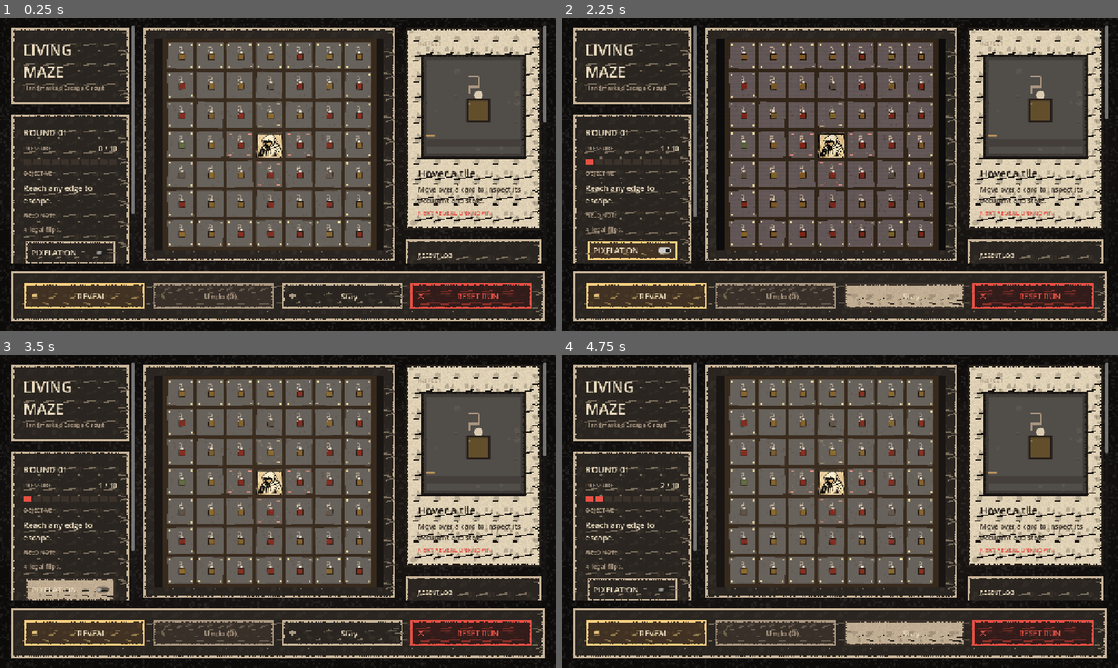
Above: before the commit, frames 1-4 (two rows, left to right).
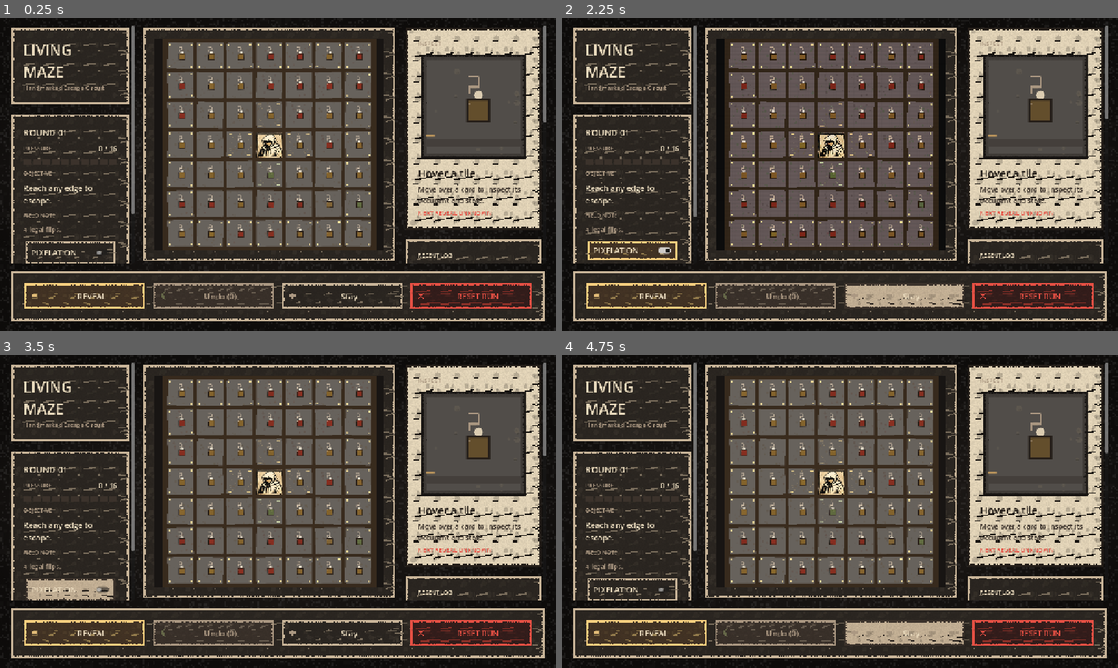
Above: after the commit, the same moments.

Repository: jamsaltman/game1
Game: Godot game, scene res://scenes/main.tscn
Same seed, same stepped clock (60 frames per second), same inputs: the game is played once before the commit and once after it.
Inputs:
- Up to frame 1 (0.25 s): no input
- Up to frame 2 (2.25 s): click "PIXELATION" at 0.5 s; click "REVEAL" at 1.25 s; click "Stay" at 2 s
- Up to frame 3 (3.5 s): click "PIXELATION" at 2.75 s
- Up to frame 4 (4.75 s): click "REVEAL" at 3.5 s; click "Stay" at 4.25 s

The runs differ from the first frame. In frame 1, 0.3% of the frame differs, in the area x 20-65%, y 11-70%; in frame 2, 0.4%; in frame 3, 0.4%; in frame 4, 0.4%, in the area x 4-65%, y 11-70%.

Commit message:
Rebalance first-board opener

Diff:
--- /dev/null
+++ b/scripts/balance_playtest.gd
@@ -0,0 +1,140 @@
+extends SceneTree
+
+const MazeGame = preload("res://scripts/maze_game.gd")
+
+const SAMPLE_COUNT := 200
+const MAX_ACTIONS := 24
+
+
+func _initialize() -> void:
+	var random_results := _run_samples("random")
+	var greedy_results := _run_samples("greedy")
+	print("Random strategy: %s" % JSON.stringify(random_results))
+	print("Greedy strategy: %s" % JSON.stringify(greedy_results))
+	quit(0)
+
+
+func _run_samples(strategy: String) -> Dictionary:
+	var escaped := 0
+	var lost_to_pressure := 0
+	var lost_other := 0
+	var stalled := 0
+	var total_actions := 0
+	for seed in range(1, SAMPLE_COUNT + 1):
+		var outcome := _play_first_board(seed, strategy)
+		total_actions += int(outcome.get("actions", 0))
+		if bool(outcome.get("escaped", false)):
+			escaped += 1
+			continue
+		var reason := String(outcome.get("reason", ""))
+		if reason.contains("Pressure"):
+			lost_to_pressure += 1
+		elif not reason.is_empty():
+			lost_other += 1
+		else:
+			stalled += 1
+	return {
+		"strategy": strategy,
+		"samples": SAMPLE_COUNT,
+		"escaped": escaped,
+		"escape_rate": float(escaped) / SAMPLE_COUNT,
+		"pressure_losses": lost_to_pressure,
+		"other_losses": lost_other,
+		"stalled": stalled,
+		"avg_actions": float(total_actions) / SAMPLE_COUNT,
+	}
+
+
+func _play_first_board(seed: int, strategy: String) -> Dictionary:
+	var game = MazeGame.new(Vector2i(7, 7), seed)
+	var actions := 0
+	while actions < MAX_ACTIONS and not game.board_cleared and game.player.alive and not game.run.awaiting_upgrade_choice:
+		var action := _choose_action(game, strategy)
+		if action.is_empty():
+			break
+		actions += 1
+		match String(action.get("type", "flip")):
+			"stay":
+				game.try_stay()
+			"flip":
+				game.try_flip_cell(action.get("pos", Vector2i.ZERO))
+			_:
+				break
+	return {
+		"escaped": game.board_cleared,
+		"reason": game.failure_reason,
+		"actions": actions,
+	}
+
+
+func _choose_action(game, strategy: String) -> Dictionary:
+	var legal_flips: Array[Vector2i] = game.get_legal_flip_positions()
+	var choices: Array[Dictionary] = []
+	for pos in legal_flips:
+		choices.append({"type": "flip", "pos": pos})
+	choices.append({"type": "stay"})
+	if strategy == "random":
+		return choices.pick_random() if not choices.is_empty() else {}
+	return _choose_greedy_action(game, choices)
+
+
+func _choose_greedy_action(game, choices: Array[Dictionary]) -> Dictionary:
+	var snapshot = game._capture_snapshot()
+	var best_choice: Dictionary = {}
+	var best_score := -INF
+	for choice in choices:
+		game._restore_snapshot(snapshot)
+		match String(choice.get("type", "")):
+			"stay":
+				game.try_stay()
+			"flip":
+				game.try_flip_cell(choice.get("pos", Vector2i.ZERO))
+		var score := _score_state(game)
+		if score > best_score:
+			best_score = score
+			best_choice = choice
+	game._restore_snapshot(snapshot)
+	return best_choice
+
+
+func _score_state(game) -> float:
+	if game.board_cleared:
+		return 10000.0 - game.run.turn_index * 50.0
+	if not game.player.alive:
+		return -10000.0
+	var pressure: int = int(game.get_hud_state().get("pressure_current", 0))
+	var distance := _distance_to_edge(game.player.position, game.grid_size)
+	var score := 0.0
+	score -= distance * 35.0
+	score -= pressure * 12.0
+	score += _count_adjacent_role(game, "pusher") * 16.0
+	score += _count_adjacent_role(game, "puller") * 14.0
+	score -= _count_adjacent_role(game, "killer") * 20.0
+	score -= _count_adjacent_role(game, "grabber") * 10.0
+	score += _count_revealed_hidden_conversion(game) * 6.0
+	return score
+
+
+func _count_adjacent_role(game, role_id: String) -> int:
+	var count := 0
+	for pos in game._get_adjacent_positions(game.player.position):
+		var cell = game.get_cell(pos)
+		if cell == null or cell.hidden:
+			continue
+		if cell.role_id == role_id:
+			count += 1
+	return count
+
+
+func _count_revealed_hidden_conversion(game) -> int:
+	var count := 0
+	for cell in game.get_cells():
+		if cell == null or cell.is_center:
+			continue
+		if not cell.hidden:
+			count += 1
+	return count
+
+
+func _distance_to_edge(pos: Vector2i, grid_size: Vector2i) -> int:
+	return mini(mini(pos.x, pos.y), mini(grid_size.x - 1 - pos.x, grid_size.y - 1 - pos.y))
--- a/scripts/maze_game.gd
+++ b/scripts/maze_game.gd
@@ -5,8 +5,7 @@
 const ThemeManifestRef = preload("res://themes/ink_theme_manifest.tres")
 
 const INVALID_POS := Vector2i(-999, -999)
-const PRESSURE_MAX := 10
-const PRESSURE_WARNING := 8
+const BASE_PRESSURE_MAX := 10
 const DIRECTIONS := [
 	Vector2i.UP,
 	Vector2i.RIGHT,
@@ -343,8 +342,8 @@
 		"subtitle_text": _theme_manifest.subtitle_text,
 		"objective_text": "Reach any edge to escape.",
 		"pressure_current": pressure_value,
-		"pressure_max": PRESSURE_MAX,
-		"pressure_warning": pressure_value >= PRESSURE_WARNING,
+		"pressure_max": _get_pressure_max(),
+		"pressure_warning": pressure_value >= _get_pressure_warning_threshold(),
 		"last_role_name": role_name,
 		"last_role_description": role_description,
 		"failure_reason": failure_reason,
@@ -403,13 +402,13 @@
 	role_definitions.clear()
 	_add_role("pusher", "Pusher", "pusher", "Pushes you 1 tile away when active beside you.", "active", 14, 1, 0)
 	_add_role("puller", "Puller", "puller", "Pulls you 1 tile toward itself when active beside you.", "active", 14, 1, 0)
-	_add_role("blocker", "Blocker", "blocker", "Stops movement into its tile unless you have bypass.", "reactive", 3, 1, 0)
-	_add_role("redirector", "Redirector", "redirector", "Redirects incoming movement clockwise.", "reactive", 2, 2, 0)
+	_add_role("blocker", "Blocker", "blocker", "Stops movement into its tile unless you have bypass.", "reactive", 3, 2, 0)
+	_add_role("redirector", "Redirector", "redirector", "Redirects incoming movement clockwise.", "reactive", 2, 3, 0)
 	_add_role("grabber", "Grabber", "grabber", "Holds you in place once you end beside it.", "reactive", 2, 2, 0)
 	_add_role("guide", "Guide", "guide", "Reveals up to 2 nearby hidden people.", "on_reveal", 2, 1, 0)
 	_add_role("smuggler", "Smuggler", "smuggler", "Grants a one-time blocker bypass.", "on_reveal", 2, 1, 0)
 	_add_role("rewinder", "Rewinder", "rewinder", "Grants 1 undo charge when revealed.", "on_reveal", 2, 1, 0)
-	_add_role("killer", "Killer", "killer", "Kills you if you enter its tile.", "reactive", 1, 1, 0)
+	_add_role("killer", "Killer", "killer", "Kills you if you enter its tile.", "reactive", 1, 2, 0)
 
 
 func _build_upgrade_definitions() -> void:
@@ -429,16 +428,30 @@
 		var counts: Dictionary = {}
 		var center := get_center_position()
 		var first_ring := _get_adjacent_positions(center)
-		var transport_slots := first_ring.duplicate()
-		transport_slots.shuffle()
-		var transport_pos: Vector2i = transport_slots[0]
-		var help_pos: Vector2i = transport_slots[1]
 		var transport_roles := ["pusher", "puller"]
 		var help_roles := ["guide", "smuggler", "rewinder"]
-		var assigned_roles: Dictionary = {
-			transport_pos: transport_roles[rng.randi_range(0, transport_roles.size() - 1)],
-			help_pos: help_roles[rng.randi_range(0, help_roles.size() - 1)],
-		}
+		var assigned_roles: Dictionary = {}
+		if run.board_depth == 1:
+			var safe_slots := first_ring.duplicate()
+			_shuffle(safe_slots)
+			var forced_roles: Array[String] = [
+				transport_roles[rng.randi_range(0, transport_roles.size() - 1)],
+				transport_roles[rng.randi_range(0, transport_roles.size() - 1)],
+				help_roles[rng.randi_range(0, help_roles.size() - 1)],
+				help_roles[rng.randi_range(0, help_roles.size() - 1)],
+			]
+			_shuffle(forced_roles)
+			for index in range(safe_slots.size()):
+				assigned_roles[safe_slots[index]] = forced_roles[index]
+		else:
+			var transport_slots := first_ring.duplicate()
+			_shuffle(transport_slots)
+			var transport_pos: Vector2i = transport_slots[0]
+			var help_pos: Vector2i = transport_slots[1]
+			assigned_roles = {
+				transport_pos: transport_roles[rng.randi_range(0, transport_roles.size() - 1)],
+				help_pos: help_roles[rng.randi_range(0, help_roles.size() - 1)],
+			}
 
 		for y in range(grid_size.y):
 			for x in range(grid_size.x):
@@ -472,15 +485,15 @@
 func _pick_role_for_position(pos: Vector2i, distance: int, counts: Dictionary) -> String:
 	var candidates: Array[String] = []
 	var weights: Array[int] = []
-	var center := get_center_position()
 	var first_ring_allowed := {
 		"pusher": true,
 		"puller": true,
 		"guide": true,
 		"smuggler": true,
 		"rewinder": true,
-		"blocker": true,
 	}
+	if run.board_depth >= 2:
+		first_ring_allowed["blocker"] = true
 	for role_id in role_definitions.keys():
 		var definition: Types.RoleDefinition = role_definitions[role_id]
 		if run.board_depth < definition.min_depth:
@@ -503,19 +516,21 @@
 func _is_generation_acceptable() -> bool:
 	var center := get_center_position()
 	var first_ring := _get_adjacent_positions(center)
-	var has_transport := false
-	var has_help := false
+	var transport_count := 0
+	var help_count := 0
 	for pos in first_ring:
 		var cell = get_cell(pos)
 		if cell == null:
 			continue
-		if cell.role_id == "pusher" or cell.role_id == "puller":
-			has_transport = true
-		if cell.role_id == "guide" or cell.role_id == "smuggler" or cell.role_id == "rewinder":
-			has_help = true
+		if _is_transport_role(cell.role_id):
+			transport_count += 1
+		if _is_help_role(cell.role_id):
+			help_count += 1
 		if cell.role_id == "killer":
 			return false
-	return has_transport and has_help
+	if run.board_depth == 1:
+		return transport_count >= 2 and help_count >= 2
+	return transport_count >= 1 and help_count >= 1
 
 
 func _execute_peek(pos: Vector2i) -> Dictionary:
@@ -640,7 +655,10 @@
 	cell.hidden = false
 	cell.previewed = false
 	cell.revealed_on_turn = run.turn_index
-	cell.activates_on_turn = run.turn_index + 1 if delayed else run.turn_index
+	var activate_turn := run.turn_index + 1 if delayed else run.turn_index
+	if delayed and run.board_depth == 1 and _is_transport_role(cell.role_id) and _manhattan_distance(cell.grid_position, get_center_position()) == 1:
+		activate_turn = run.turn_index
+	cell.activates_on_turn = activate_turn
 	last_role_id = cell.role_id
 	revealed_positions.append({
 		"position": cell.grid_position,
@@ -953,7 +971,7 @@
 		"player_alive": player.alive,
 		"failure_reason": failure_reason,
 		"pressure_current": _get_pressure_value(),
-		"pressure_max": PRESSURE_MAX,
+		"pressure_max": _get_pressure_max(),
 		"end_state": _get_end_state_payload(),
 	}
 
@@ -976,12 +994,28 @@
 	if undo_charges > 0:
 		status_text += " Undo %d." % undo_charges
 	var pressure := _get_pressure_value()
-	if pressure >= PRESSURE_WARNING:
-		status_text += " Pressure %d/%d." % [pressure, PRESSURE_MAX]
+	if pressure >= _get_pressure_warning_threshold():
+		status_text += " Pressure %d/%d." % [pressure, _get_pressure_max()]
+
+
+func _get_pressure_max() -> int:
+	if run.board_depth <= 1:
+		return 16
+	if run.board_depth == 2:
+		return 13
+	return BASE_PRESSURE_MAX
+
+
+func _get_pressure_warning_threshold() -> int:
+	return maxi(_get_pressure_max() - 2, 1)
 
 
 func _get_pressure_value() -> int:
 	var pressure := run.turn_index
+	if run.board_depth <= 1:
+		pressure = maxi(pressure - 2, 0)
+	elif run.board_depth == 2:
+		pressure = maxi(pressure - 1, 0)
 	if player.is_grabbed():
 		pressure += 2
 	if bool(player.board_charges.get("anchor_ready", false)):
@@ -990,19 +1024,21 @@
 		var cell = get_cell(pos)
 		if cell == null or cell.hidden:
 			continue
-		if cell.role_id in ["pusher", "puller", "killer", "grabber"]:
+		if cell.role_id in ["killer", "grabber"]:
 			pressure += 1
-	return clampi(pressure, 0, PRESSURE_MAX)
+		elif run.board_depth >= 2 and cell.role_id in ["blocker", "redirector"]:
+			pressure += 1
+	return clampi(pressure, 0, _get_pressure_max())
 
 
 func _trigger_pressure_loss_if_needed() -> bool:
 	if not player.alive or board_cleared:
 		return false
-	if _get_pressure_value() < PRESSURE_MAX:
+	if _get_pressure_value() < _get_pressure_max():
 		return false
 	player.alive = false
 	failure_reason = "Pressure maxed out. The maze closed in."
-	_push_event("Pressure hits %d. The maze closes in." % PRESSURE_MAX)
+	_push_event("Pressure hits %d. The maze closes in." % _get_pressure_max())
 	return true
 
 
@@ -1022,6 +1058,14 @@
 		"summary": failure_reason if not failure_reason.is_empty() else "The maze claimed this run.",
 		"detail": "Board %d. Score %d." % [run.board_depth, run.score],
 	}
+
+
+func _is_transport_role(role_id: String) -> bool:
+	return role_id == "pusher" or role_id == "puller"
+
+
+func _is_help_role(role_id: String) -> bool:
+	return role_id == "guide" or role_id == "smuggler" or role_id == "rewinder"
 
 
 func _adjacent_revealed_roles(origin: Vector2i, role_id: String) -> Array[Vector2i]:
Not shown, changed: docs/gameplay_backlog.md
